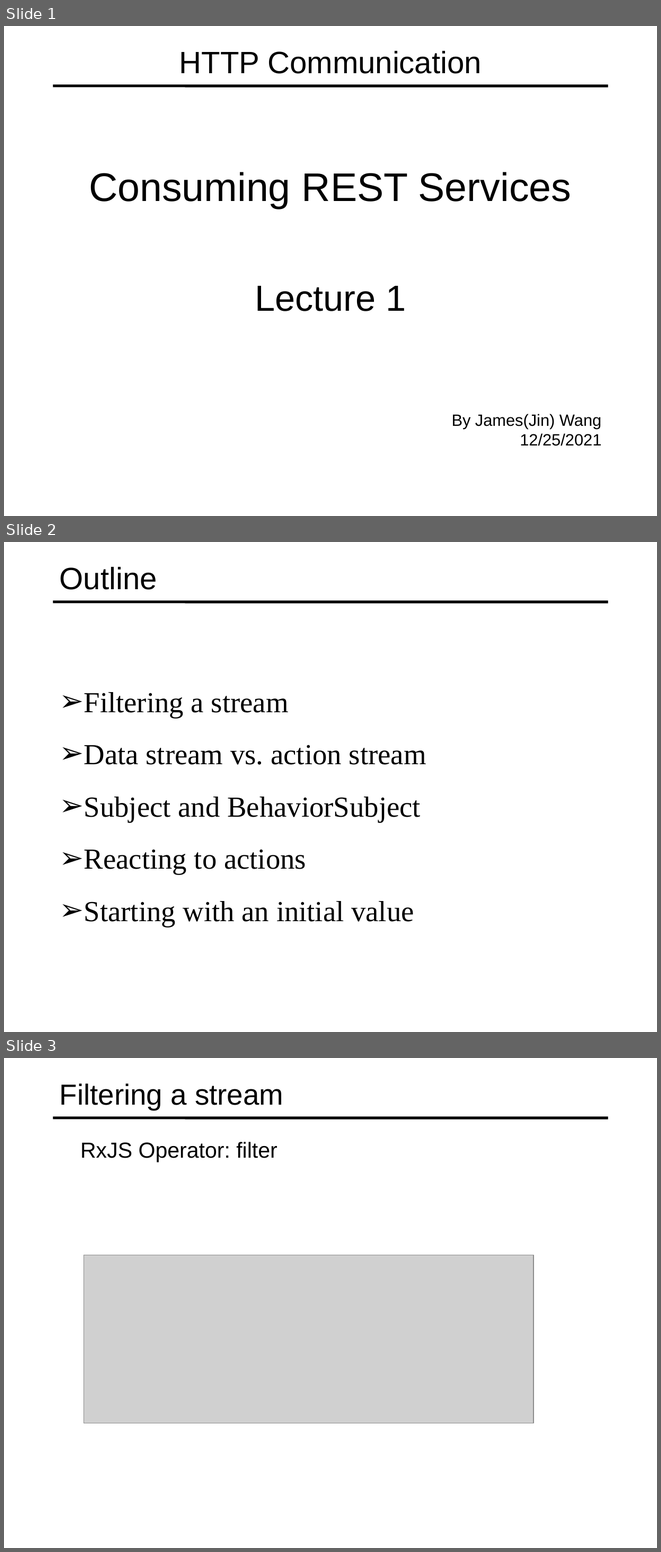
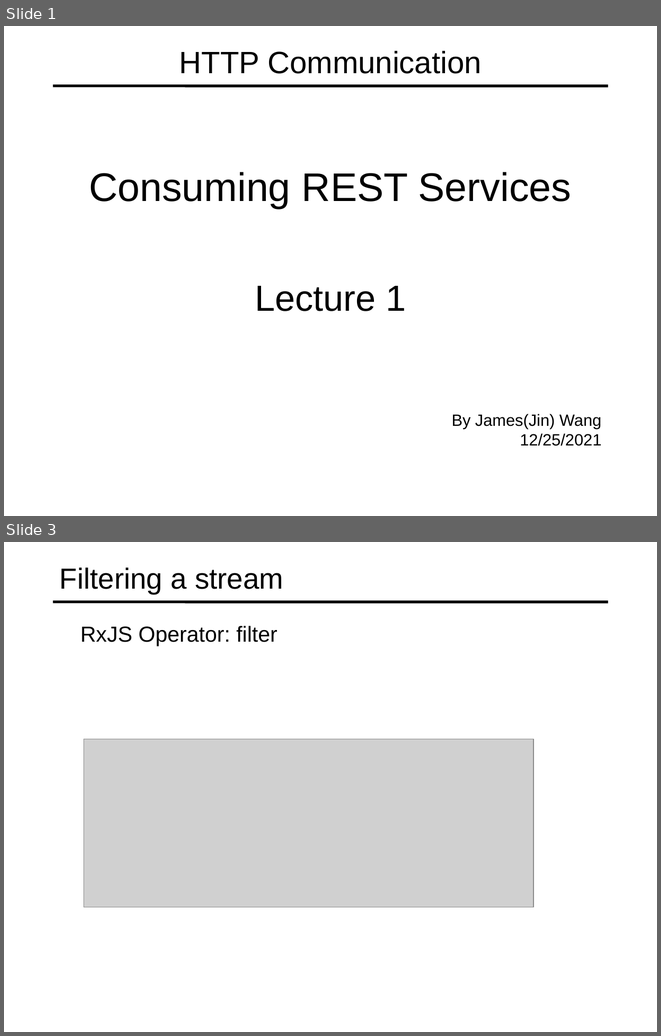
Before and after one commit to specter01wj/Jago_Link_Training, a slide deck: Angular/Angular12/Deep Dive/Angular HTTP Communication/1_Consuming REST Services/L1_Consuming REST Services.ppt. Shown one above the other, each under a label of ours: slides 1, 2 and 3 before the commit, slides 1 and 3 after it; the slides between them are not shown. The pictures are 661x1552 and 661x1036 pixels, drawn with LibreOffice and Linux fonts; fonts in the diff are those of the drawing; grey boxes stand for pictures. Boxes give left, top, right and bottom in pixels: in the first picture for what was removed or moved away, otherwise in the second. Text is boxed around its words. In the diff, an @@ line names an element or a change of style, - is before the commit and + after.

```diff
--- a/Angular/Angular12/Deep Dive/Angular HTTP Communication/1_Consuming REST Services/L1_Consuming REST Services.ppt
+++ b/Angular/Angular12/Deep Dive/Angular HTTP Communication/1_Consuming REST Services/L1_Consuming REST Services.ppt
@@ slide 2 removed at [4, 542, 657, 1032], background #FFFFFF; not listed: 1 template element that a slide beside it also shows @@
@@ title removed at [60, 567, 157, 590] @@
-Outline
@@ text removed at [84, 692, 426, 927] @@
-➢ Filtering a stream
-➢ Data stream vs. action stream
-➢ Subject and BehaviorSubject
-➢ Reacting to actions
-➢ Starting with an initial value
```
Also in this commit, not shown: 1 slide added, 2 other files.
